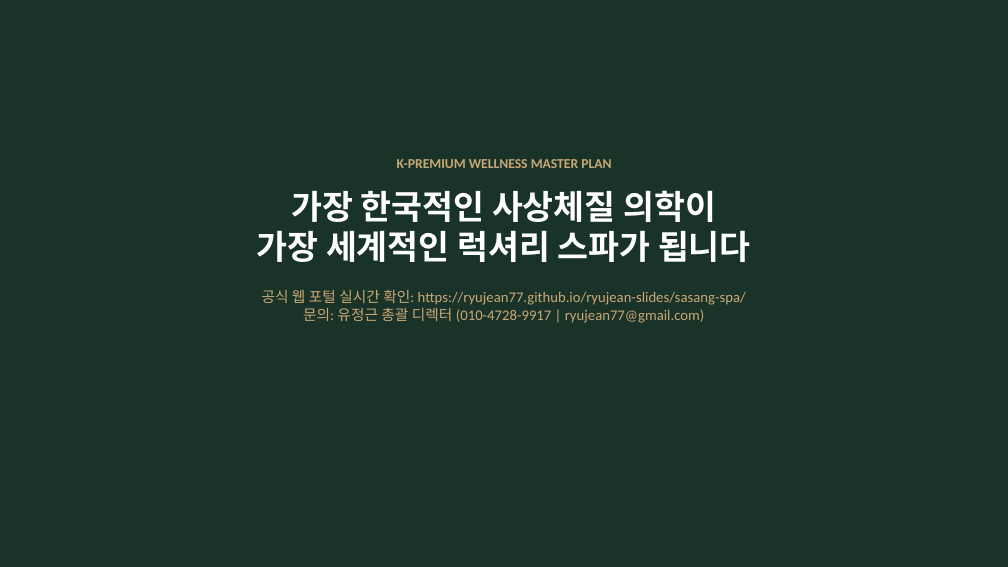
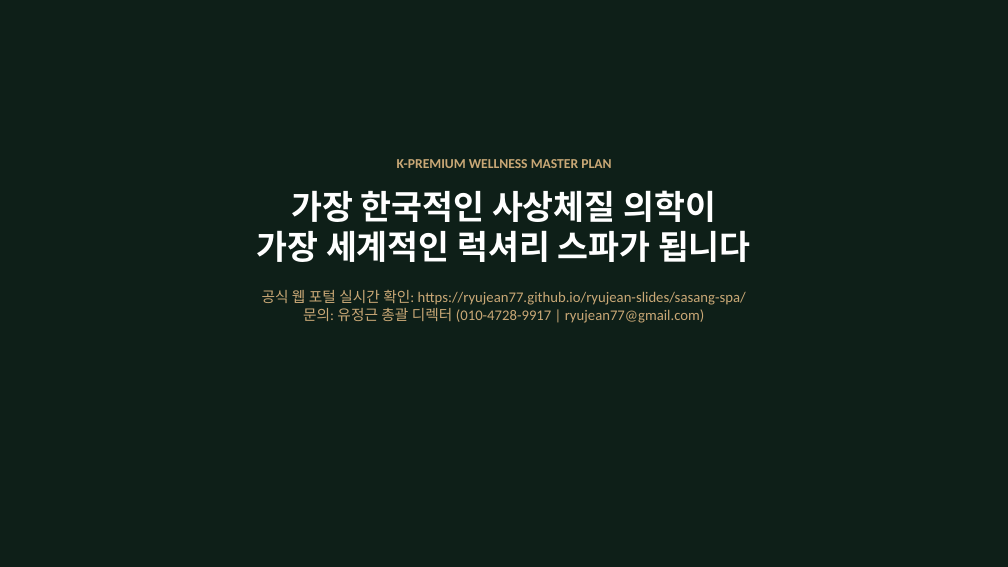
Before and after one commit to ryujean77/ryujean-slides, a slide deck: slide 10 of sasang-spa/사상체질_프리미엄_스파_프로젝트_제안서_발표자료.pptx (slide 16 before the commit). Drawn at 1008x567 pixels with LibreOffice and Linux fonts; fonts in the diff are those of the drawing. Boxes give left, top, right and bottom in pixels: in the first picture for what was removed or moved away, otherwise in the second. Text is boxed around its words. In the diff, an @@ line names an element or a change of style, - is before the commit and + after.

```diff
--- a/sasang-spa/사상체질_프리미엄_스파_프로젝트_제안서_발표자료.pptx
+++ b/sasang-spa/사상체질_프리미엄_스파_프로젝트_제안서_발표자료.pptx
@@ rectangle at [0,0,1008,567]: fill #1A3328 to #0E1F18 @@
```
Also in this commit, not shown: 8 other slides changed, 1 slide added, 7 slides removed, 1 other file.
